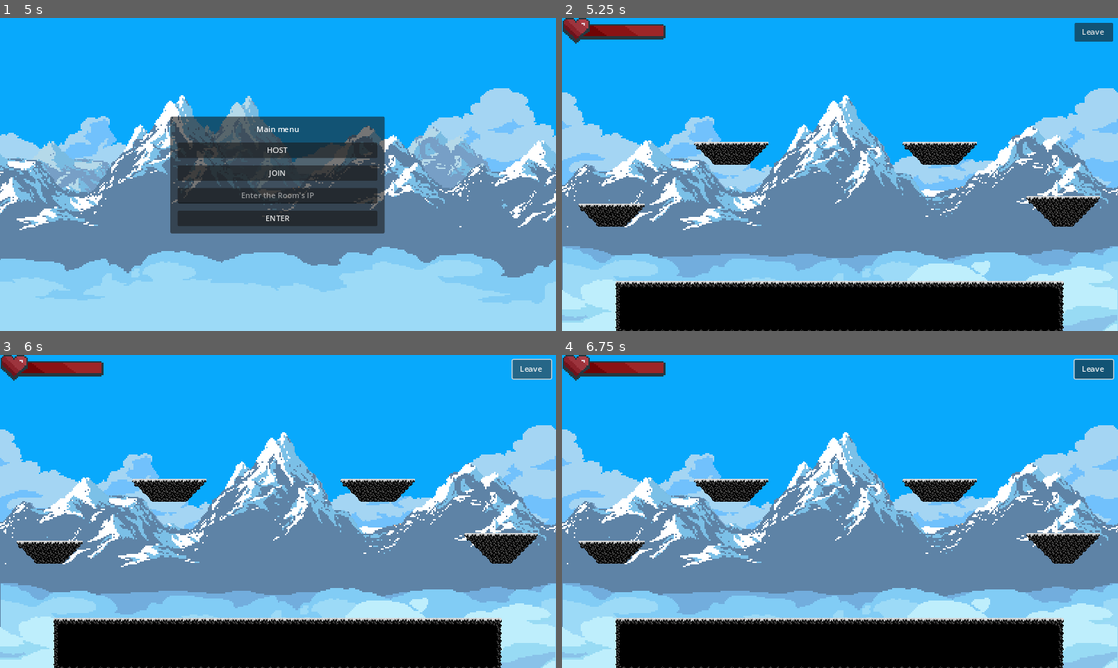
Above: before the commit, frames 1-4 (two rows, left to right).
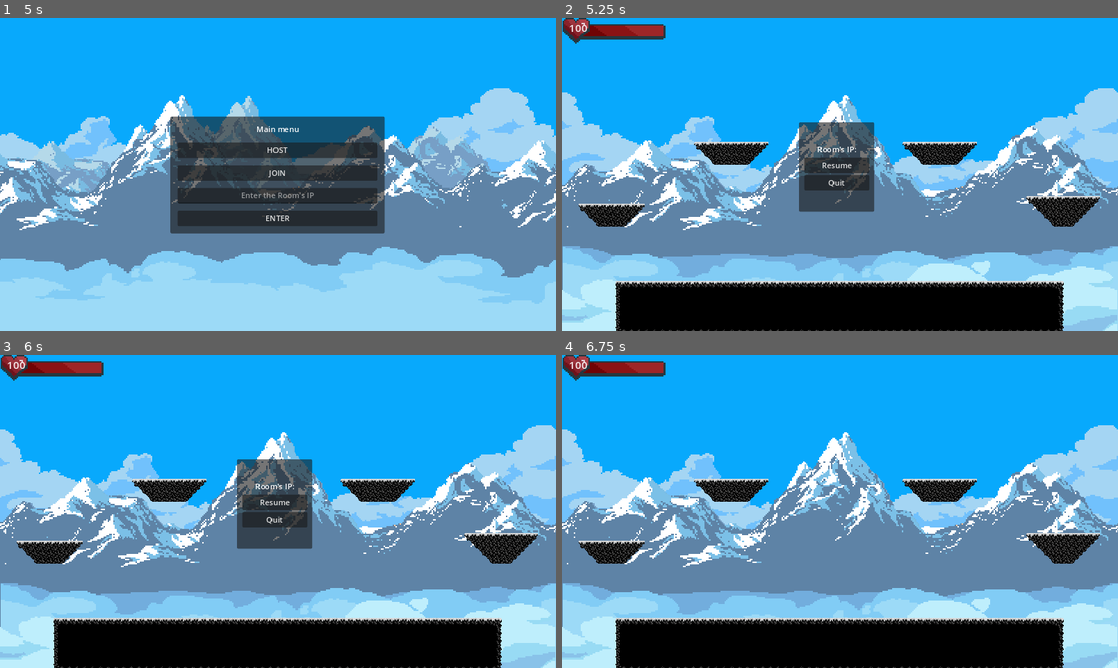
Above: after the commit, the same moments.

Repository: MilDevelop/dynamic-attack
Game: Godot game, scene res://World/main.tscn
The game is run twice, just before and just after one commit, with the same random seed, the same clock (stepped at 60 frames per second) and the same inputs. The engine's default icon, where the game draws it, is replaced by a stand-in: a white triangle on a blue panel in a dark square.
Inputs (mouse positions are in pixels of both pictures, inside the frame that each line leads up to):
- Up to frame 1 (5 s): tap Enter (ui_accept) at 0.5, 0.77, 1.52, 3.02, 3.77, 4.52 s; move the mouse to (400, 158) at 0.52 s; hold Shift (sit) 0.53-1.28 s; hold D (ui_right) 0.53-2.03 s; move the mouse to (166, 190) at 1.27 s; right-click (166, 190) at 1.35 s; tap Shift (sit) at 1.55, 2.85, 4.55 s; move the mouse to (333, 105) at 2.02 s; hold A (ui_left) 2.03-2.78 s; hold Shift (sit) 2.03-2.78 s; click (333, 105) at 2.1 s; move the mouse to (250, 237) at 2.77 s; hold D (ui_right) 2.78-4.28 s; move the mouse to (444, 221) at 3.52 s; hold Shift (sit) 3.53-4.28 s; tap Escape (ui_cancel) at 4.15 s; move the mouse to (111, 127) at 4.27 s; hold A (ui_left) from 4.28 s (still down); right-click (111, 127) at 4.35 s
- Up to frame 2 (5.25 s): move the mouse to (867, 174) at 5.02 s; release A (ui_left) at 5.03 s; hold D (ui_right) from 5.03 s (still down); hold Shift (sit) from 5.03 s (still down); click (867, 174) at 5.1 s
- Up to frame 3 (6 s): release D (ui_right) at 5.75 s; release Shift (sit) at 5.75 s; click (533, 370) at 5.75 s, where only the run before the commit has a clickable "Leave"
- Up to frame 4 (6.75 s): click (834, 502) at 6.5 s, where only the run after the commit has a clickable "Resume"

Frame 1 is identical in both runs. In frame 2, 4.3% of the frame differs, in the area x 1-100%, y 1-62%; in frame 3, 4.4%; in frame 4, 0.5%.

Commit message:
Beta 1.1

Diff:
--- a/Menu and Connection/control.gd
+++ b/Menu and Connection/control.gd
@@ -12,6 +12,8 @@
 @onready var ctr = $CanvasLayer
 @onready var Game = $"../Game"
 @onready var Paralax = $"../Game/ParallaxBackground"
+@onready var GUI = $"../Game/GUI"
+@onready var IP_Ref = $"../Game/GUI/TemporaryMenu/Panel/VBoxContainer/ReferenceToIP"
 
 func _ready() -> void:
 	pass
@@ -30,10 +32,7 @@
 		iter.hide()
 	if peer:
 		print("Your join on server " + str(PORT))
-	$ParallaxBackground.visible = false
-	Paralax.visible = true
-	Game.visible = true
-	ctr.visible = false
+	hide_items()
 
 
 func _add_player(id = 1):
@@ -53,10 +52,8 @@
 	multiplayer.peer_disconnected.connect(_remove_player)
 	_add_player()
 	UPnP_setup()
-	$ParallaxBackground.visible = false
-	Paralax.visible = true
-	Game.visible = true
-	ctr.visible = false
+	hide_items()
+
 
 func _remove_player(peer_id):
 	var format_string = "../{str}"
@@ -78,6 +75,7 @@
 		for address in IP.get_local_addresses():
 			if (address.split('.')[0] == "192"):
 				ip = address
+		IP_Ref.text = IP_Ref.text + '\n' + "%s" % ip
 		print("Your local IP-Adress: %s" % ip)
 		return
 	assert(discover_result == UPNP.UPNP_RESULT_SUCCESS, \
@@ -87,4 +85,13 @@
 	var map_result = UPnP.add_port_mapping(PORT)
 	assert(map_result == UPNP.UPNP_RESULT_SUCCESS, \
 	"UPNP Discover failed %s" % map_result)
+	IP_Ref.text = IP_Ref.text + '\n' + "%s" % UPnP.query_external_address()
 	print("Successful connection, Join Address: %s" % UPnP.query_external_address())
+
+
+func hide_items() -> void:
+	$ParallaxBackground.visible = false
+	Paralax.visible = true
+	Game.visible = true
+	GUI.visible = true
+	ctr.visible = false
--- a/Player/player.tscn
+++ b/Player/player.tscn
@@ -917,7 +917,7 @@
 properties/10/replication_mode = 1
 properties/11/path = NodePath("AnimationPlayer:current_animation")
 properties/11/spawn = true
-properties/11/replication_mode = 2
+properties/11/replication_mode = 1
 properties/12/path = NodePath(".:scale")
 properties/12/spawn = true
 properties/12/replication_mode = 1
@@ -930,7 +930,7 @@
 position = Vector2(3, -10)
 scale = Vector2(3.18, 3.25676)
 sprite_frames = SubResource("SpriteFrames_8be60")
-animation = &"fallen for attack"
+animation = &"Attack Around"
 
 [node name="AnimationPlayer" type="AnimationPlayer" parent="."]
 libraries = {
--- a/World/main.gd
+++ b/World/main.gd
@@ -1,13 +1,14 @@
 extends Node2D
 
-@onready var heatlhs_bar = $"Game/HealthsBar"
-@onready var HP_Value = $"Game/HealthsBar/HP-Value"
+@onready var heatlhs_bar = $Game/GUI/HealthsBar
+@onready var HP_Value = $"Game/GUI/HealthsBar/HP-Value"
 @onready var control = $Control
 @onready var player = $Player
-@onready var LeaveButton = $Game/LeaveButton
 @onready var Background = $Game/ParallaxBackground
+@onready var temp_mn = $Game/GUI/TemporaryMenu
 
 var Num_Plr : int = 0
+var Temporary_Menu : bool = false
 
 func _ready() -> void:
 	Signals.transfer.connect(_spawn)
@@ -16,7 +17,13 @@
 	heatlhs_bar.value = 78
 
 func _process(delta: float) -> void:
-	pass
+	if Input.is_action_just_pressed("ui_cancel"):
+		Temporary_Menu = !Temporary_Menu
+
+	if Temporary_Menu:
+		temp_mn.show()
+	else:
+		temp_mn.hide()
 
 func _on_player_health_changed(new_health: int) -> void:
 	heatlhs_bar.value = int((new_health * 78) / 100)
@@ -26,11 +33,6 @@
 	call_deferred("add_child", gamer)
 	Num_Plr = connection_players
 
-func _on_leave_button_pressed() -> void:
-	print("in the following versions")
-	#var peer_id = get_multiplayer_authority()
-	#multiplayer.connect("peer_disconnected" ,Callable(self, "control._remove_player"), peer_id)
-	#hide()
-	#Background.hide()
-	#for iter in control.get_children():
-		#iter.visible = true
+
+func _on_resume_pressed() -> void:
+	Temporary_Menu = !Temporary_Menu
--- a/World/main.tscn
+++ b/World/main.tscn
@@ -12,6 +12,7 @@
 [ext_resource type="Texture2D" uid="uid://p33ebk3jbeq8" path="res://Textures/bb0lXY.png" id="10_2eia8"]
 [ext_resource type="Texture2D" uid="uid://cbj7qo25j4crt" path="res://Textures/Individual Sprites/health_bar/health_bar_decoration.png" id="11_gqfsd"]
 [ext_resource type="Texture2D" uid="uid://b6q3jcm3e72an" path="res://Textures/Individual Sprites/health_bar/health_bar.png" id="12_oe2er"]
+[ext_resource type="PackedScene" uid="uid://c3uu3wflltxn7" path="res://World/temporary_menu.tscn" id="13_871ix"]
 [ext_resource type="PackedScene" uid="uid://ceotlbyqwmmi3" path="res://World/test_mobe.tscn" id="13_jr3hh"]
 
 [sub_resource type="TileSetAtlasSource" id="TileSetAtlasSource_4ju0b"]
@@ -219,7 +220,10 @@
 format = 2
 layer_0/tile_data = PackedInt32Array(2228231, 393216, 8, 2228232, 458752, 8, 2228233, 458752, 8, 2228234, 458752, 8, 22 …(10035 unchanged characters)…
 
-[node name="HealthsBar" type="TextureProgressBar" parent="Game"]
+[node name="GUI" type="CanvasLayer" parent="Game"]
+visible = false
+
+[node name="HealthsBar" type="TextureProgressBar" parent="Game/GUI"]
 modulate = Color(1, 1, 1, 0.894118)
 offset_left = 1.0
 offset_right = 214.0
@@ -229,8 +233,7 @@
 texture_progress = ExtResource("12_oe2er")
 texture_progress_offset = Vector2(43, 0)
 
-[node name="HP-Value" type="Label" parent="Game/HealthsBar"]
-visible = false
+[node name="HP-Value" type="Label" parent="Game/GUI/HealthsBar"]
 layout_mode = 0
 offset_left = 13.0
 offset_top = 3.0
@@ -240,14 +243,12 @@
 text = "100"
 horizontal_alignment = 1
 
-[node name="LeaveButton" type="Button" parent="Game"]
-offset_left = 1062.0
-offset_top = 10.0
-offset_right = 1142.0
-offset_bottom = 49.0
-text = "Leave "
+[node name="TemporaryMenu" parent="Game/GUI" instance=ExtResource("13_871ix")]
+visible = false
 
 [node name="TestMobe" parent="Game" instance=ExtResource("13_jr3hh")]
 position = Vector2(664, 372)
 
-[connection signal="pressed" from="Game/LeaveButton" to="." method="_on_leave_button_pressed"]
+[connection signal="pressed" from="Game/GUI/TemporaryMenu/Panel/VBoxContainer/Resume" to="." method="_on_resume_pressed"]
+
+[editable path="Game/GUI/TemporaryMenu"]
--- /dev/null
+++ b/World/temporary_menu.tscn
@@ -0,0 +1,44 @@
+[gd_scene format=3 uid="uid://c3uu3wflltxn7"]
+
+[node name="TemporaryMenu" type="Control"]
+layout_mode = 3
+anchors_preset = 15
+anchor_right = 1.0
+anchor_bottom = 1.0
+grow_horizontal = 2
+grow_vertical = 2
+
+[node name="Panel" type="Panel" parent="."]
+layout_mode = 0
+offset_left = 491.0
+offset_top = 216.0
+offset_right = 647.0
+offset_bottom = 401.0
+
+[node name="VBoxContainer" type="VBoxContainer" parent="Panel"]
+layout_mode = 1
+anchors_preset = 8
+anchor_left = 0.5
+anchor_top = 0.5
+anchor_right = 0.5
+anchor_bottom = 0.5
+offset_left = -67.0
+offset_top = -34.5
+offset_right = 68.0
+offset_bottom = 34.5
+grow_horizontal = 2
+grow_vertical = 2
+
+[node name="ReferenceToIP" type="Label" parent="Panel/VBoxContainer"]
+layout_mode = 2
+text = "Room's IP:
+"
+horizontal_alignment = 1
+
+[node name="Resume" type="Button" parent="Panel/VBoxContainer"]
+layout_mode = 2
+text = "Resume"
+
+[node name="Quit" type="Button" parent="Panel/VBoxContainer"]
+layout_mode = 2
+text = "Quit"
--- a/project.godot
+++ b/project.godot
@@ -78,6 +78,11 @@
 "events": [Object(InputEventMouseButton,"resource_local_to_scene":false,"resource_name":"","device":-1,"window_id":0,"a …(258 unchanged characters)…
 ]
 }
+clicker={
+"deadzone": 0.5,
+"events": [Object(InputEventMouseButton,"resource_local_to_scene":false,"resource_name":"","device":-1,"window_id":0,"alt_pressed":false,"shift_pressed":false,"ctrl_pressed":false,"meta_pressed":false,"button_mask":1,"position":Vector2(172, 15),"global_position":Vector2(181, 61),"factor":1.0,"button_index":1,"canceled":false,"pressed":true,"double_click":false,"script":null)
+]
+}
 
 [layer_names]
 
Not shown: 1 places in World/main.tscn that only renumber resources
Not shown, changed: Dynamic Attack.exe
Not shown, changed: Dynamic Attack.pck
Not shown, added: Dynamic Attack.sh
Not shown, added: Dynamic Attack.x86_64
Not shown, changed: Dynamic Attack.zip
